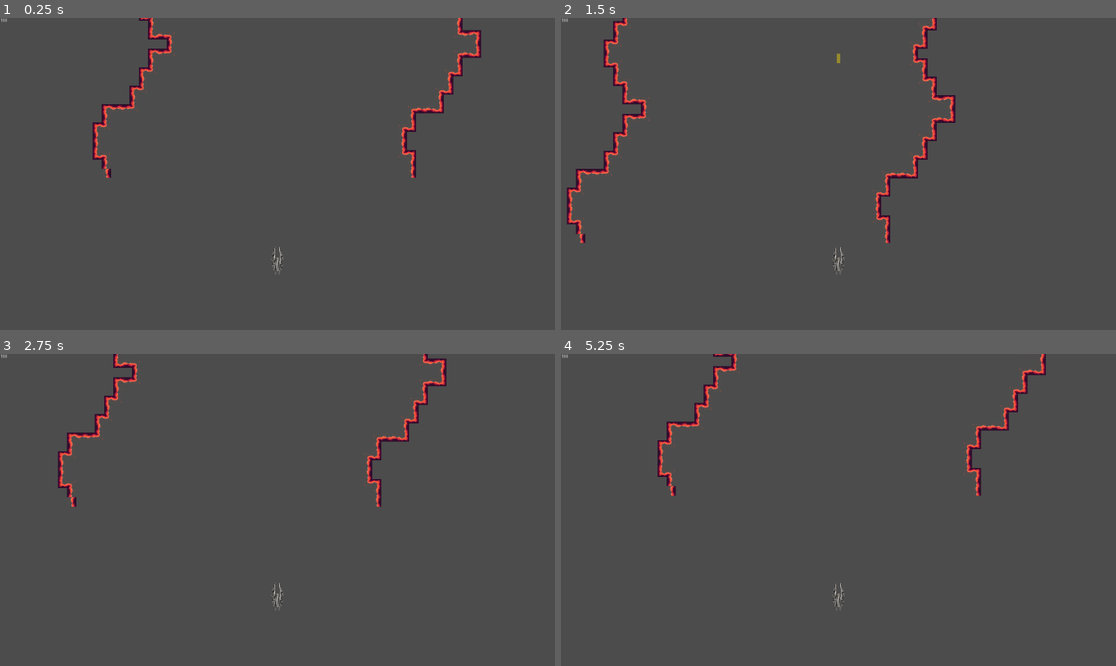
Above: before the commit, frames 1-4 (two rows, left to right).
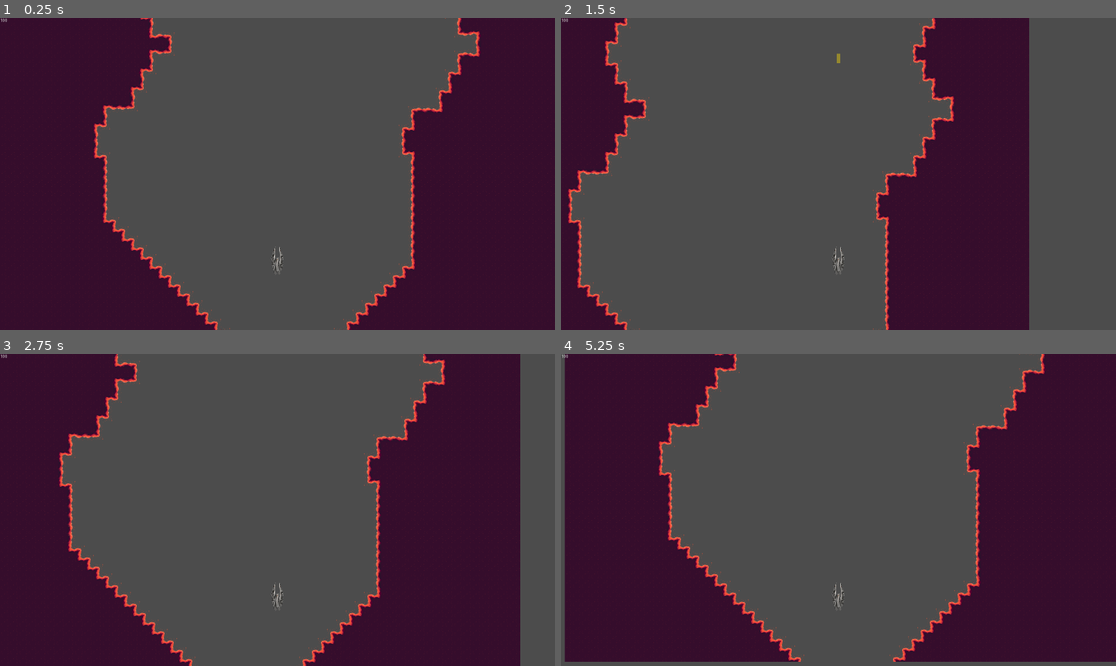
Above: after the commit, the same moments.

Repository: CyanideGourmet/River-Raid-Remake
Game: Godot game, scene res://scenes/Main.tscn
Same seed, same stepped clock (60 frames per second), same inputs: the game is played once before the commit and once after it.
Inputs:
- Up to frame 1 (0.25 s): no input
- Up to frame 2 (1.5 s): hold Right (ui_right) 0.53-1.28 s; tap Space (ui_select) at 0.77 s; hold Down (ui_down) from 1.28 s (still down)
- Up to frame 3 (2.75 s): tap Space (ui_select) at 1.52 s; tap Enter at 2 s; release Down (ui_down) at 2.03 s; hold Right (ui_right) from 2.03 s (still down)
- Up to frame 4 (5.25 s): release Right (ui_right) at 2.78 s; hold Up (ui_up) 2.78-3.53 s; tap Space (ui_select) at 3.02, 3.77, 4.52 s; hold Left (ui_left) 3.53-5.03 s; hold Down (ui_down) from 5.03 s (still down)

The runs differ from the first frame. In frame 1, 49% of the frame differs, in the area x 0-100%, y 0-100%; in frame 2, 28%; in frame 3, 44%; in frame 4, 50%, in the area x 0-100%, y 0-99%.

Commit message:
Terrain is being filled, levels are now joined
Długie opóźnienie między poziomami. Najbliższe zmiany będą obejmować multi-threading oraz przeciwników

Diff:
--- a/scripts/MapSlice.gd
+++ b/scripts/MapSlice.gd
@@ -8,6 +8,7 @@
 var copy_offset
 var step_memory = []
 var randomization_safelock = [0, 0]
+var island_params
 
 func _ready():
 	$Area.connect("body_exited", self, "_on_MapSlice_body_exited")
@@ -51,14 +52,10 @@
 	_template()
 	_right_side_copy()
 	_island()
+	_join_up()
+	_join_down()
+	_fill()
 	_place_tiles()
-    #PRINT
-	for i in range(272):
-		var a = []
-		for j in range(60):
-			a.append(map_array[j][i][0])
-		#print(a)
-	print("\n\n")
 
 func _template():
 	var last = [0, 0]
@@ -94,7 +91,6 @@
 			randomization_safelock[0] = 0
 			randomization_safelock[1] += 1
 		max_width = max(max_width, n)
-	map_array[n][m][1] = 1
 	start_end_width[1] = n
 	copy_offset = 59-max_width
 
@@ -114,7 +110,7 @@
 	map_array[n+copy_offset][m][2] = 1
 
 func _island():
-	var island_params = [10, _random_int(39, 79), _random_int(192, 232)]
+	island_params = [10, _random_int(39, 79), _random_int(192, 232)]
 	var start_n
 	var end_n
 	if island_params[0]:
@@ -147,6 +143,90 @@
 		for i in range(start_n[1]-start_n[0]-1):
 			map_array[start_n[0]+1+i][island_params[1]-1] = [4, 2, 0]
 			map_array[end_n[0]+1+i][island_params[2]+1] = [2, 4, 0]
+
+func _join_up():
+	var m = [start_end_height[0]-1, start_end_height[0]-1]
+	var n = [start_end_width[0], start_end_width[0]+copy_offset]
+	while m[0] > 25-n[0]:
+		map_array[n[0]][m[0]] = [3, 1, 0]
+		m[0] -= 1
+	while m[1] > n[1]-35:
+		map_array[n[1]][m[1]] = [3, 1, 1]
+		m[1] -= 1
+	var x = 0
+	while m[0] >= 0:
+		if x == 0:
+			map_array[n[0]][m[0]] = [2, 1, 0]
+			n[0] += 1
+			x = 1
+		if x == 1:
+			map_array[n[0]][m[0]] = [3, 4, 0]
+			m[0] -= 1
+			x = 0
+	x = 0
+	while m[1] >= 0:
+		if x == 0:
+			map_array[n[1]][m[1]] = [4, 1, 1]
+			n[1] -= 1
+			x = 1
+		if x == 1:
+			map_array[n[1]][m[1]] = [3, 2, 1]
+			m[1] -= 1
+			x = 0
+
+func _join_down():
+	var m = [start_end_height[1]+1, start_end_height[1]+1]
+	var n = [start_end_width[1], start_end_width[1]+copy_offset]
+	while 272 - m[0] > max(25-n[0], 3):
+		map_array[n[0]][m[0]] = [3, 1, 0]
+		m[0] += 1
+	while 272 - m[1] > max(n[1]-35, 3):
+		map_array[n[1]][m[1]] = [3, 1, 1]
+		m[1] += 1
+	var x = 0
+	while m[0] < 272:
+		if x == 0:
+			map_array[n[0]][m[0]] = [3, 2, 0]
+			n[0] += 1
+			x = 1
+		if x == 1:
+			map_array[n[0]][m[0]] = [4, 1, 0]
+			m[0] += 1
+			x = 0
+	x = 0
+	while m[1] < 272:
+		if x == 0:
+			map_array[n[1]][m[1]] = [3, 4, 1]
+			n[1] -= 1
+			x = 1
+		if x == 1:
+			map_array[n[1]][m[1]] = [2, 1, 1]
+			m[1] += 1
+			x = 0
+
+func _fill():
+	var n = 0
+	for i in range(island_params[2]-island_params[1]+1):
+		var m = island_params[1]+i
+		while map_array[n][m] == [0, 0, 0]:
+			map_array[n][m] = [1, 1, 0]
+			n += 1
+		while map_array[n][m] != [0, 0, 0]:
+			n += 1
+		n += island_params[0]
+		while map_array[n][m] == [0, 0, 0]:
+			map_array[n][m] = [1, 1, 0]
+			n += 1
+		n = 0
+	n = [0, -1]
+	for i in range(272):
+		while map_array[n[0]][i] == [0, 0, 0]:
+			map_array[n[0]][i] = [1, 1, 0]
+			n[0] += 1
+		while map_array[n[1]][i] == [0, 0, 0]:
+			map_array[n[1]][i] = [1, 1, 0]
+			n[1] -= 1
+		n = [0, -1]
 
 func _place_tiles():
 	var x
Not shown: 4 places in assets/TileMap/MapSlice.tres that only renumber resources
Not shown, changed: export_presets.cfg
Not shown, added: Builds/0.1.1/0.1.1.exe
Not shown, added: Builds/0.1.1/0.1.1.pck
